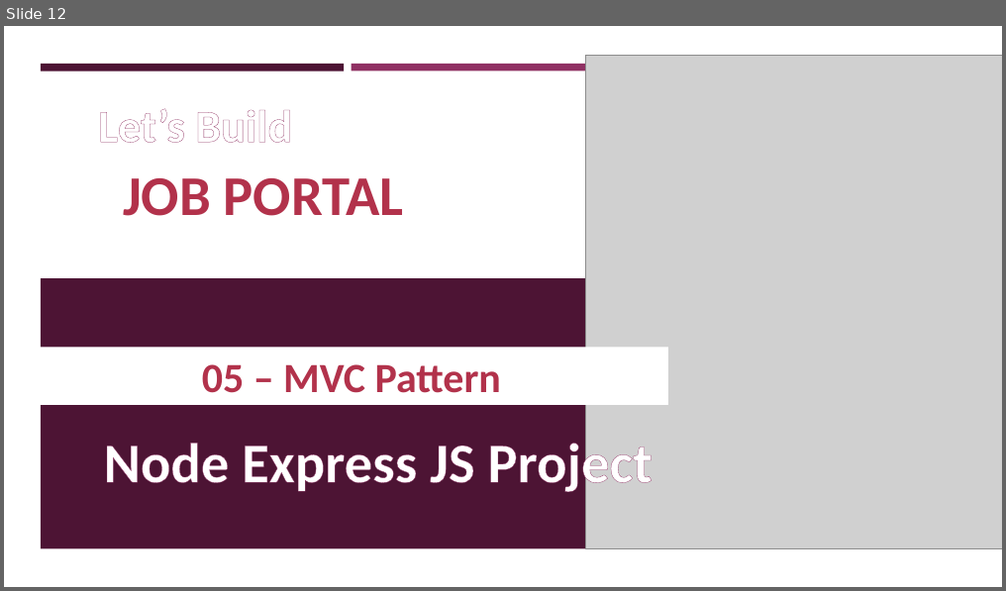
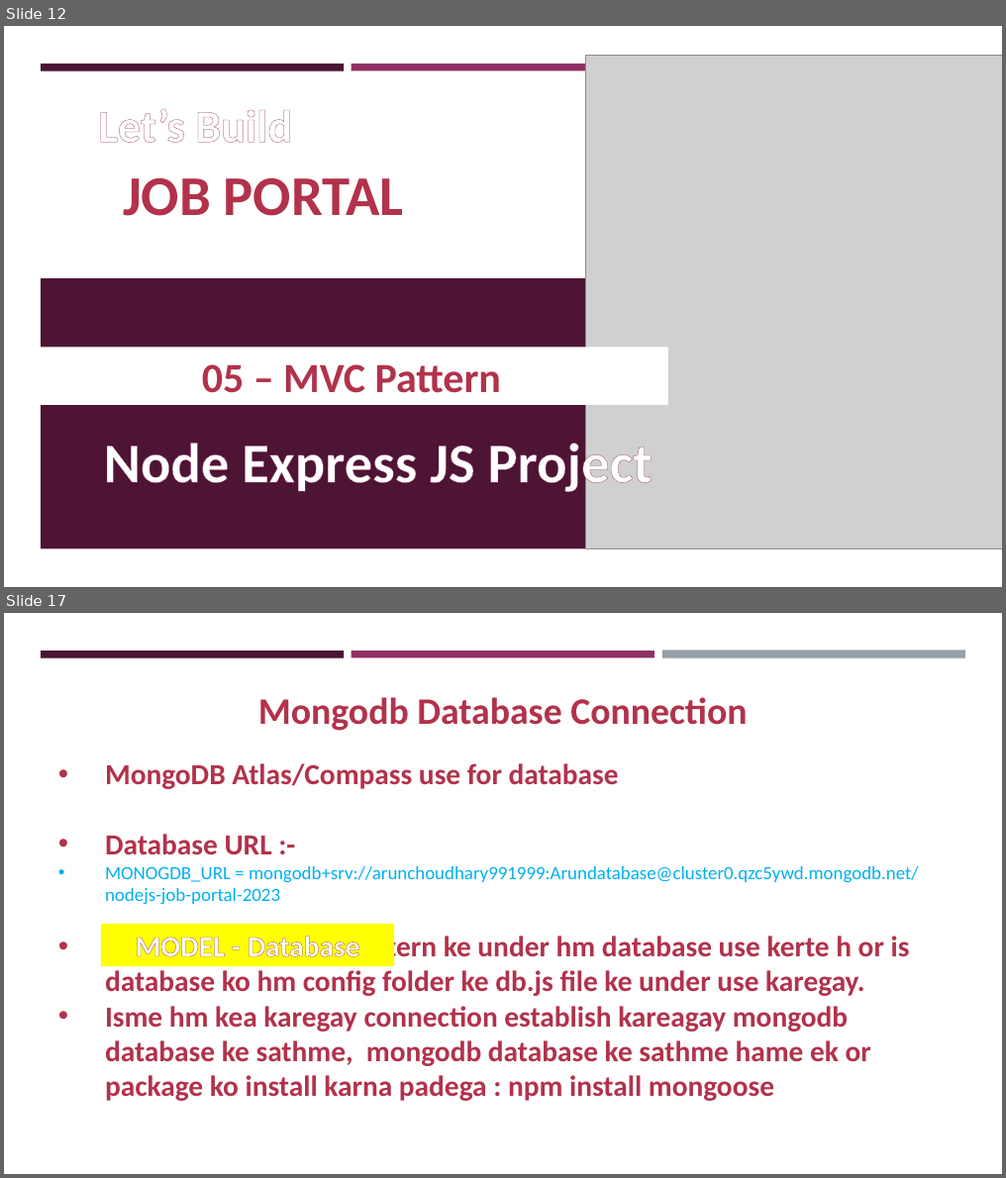
Before and after one commit to arunchoudhary1999/Nodejs-Job-Portal-App-2023, a slide deck: notejs-job-portal-app-2023.pptx. Shown one above the other, each under a label of ours: slide 12 before the commit, slides 12 and 17 after it; the slides between them are not shown. The pictures are 1006x591 and 1006x1178 pixels, drawn with LibreOffice and Linux fonts; fonts in the diff are those of the drawing; grey boxes stand for pictures. Boxes give left, top, right and bottom in pixels: in the first picture for what was removed or moved away, otherwise in the second. Text is boxed around its words. In the diff, an @@ line names an element or a change of style, - is before the commit and + after.

Commit message:
second time commit with update database connect

```diff
--- a/notejs-job-portal-app-2023.pptx
+++ b/notejs-job-portal-app-2023.pptx
@@ slide 17 added at [4, 613, 1002, 1174], background #FFFFFF; not listed: 2 template elements that a slide beside it also shows @@
@@ rectangle added at [662, 651, 965, 659], fill #969FA7 @@
@@ rectangle added at [39, 679, 968, 1140], fill #FFFFFF @@
@@ text added at [258, 697, 746, 731], 36 pt, text #B2324B, bold @@
+Mongodb Database Connection
@@ text added at [105, 763, 919, 1101], 28 pt, text #B2324B, bold @@
+• MongoDB Atlas/Compass use for database
+• Database URL :-
+• MONOGDB_URL = mongodb+srv://arunchoudhary991999:Arundatabase@cluster0.qzc5ywd.mongodb.net/nodejs-job-portal-2023
+• Pattern ke under hm database use kerte h or is database ko hm config folder ke db.js file ke under use karegay.
+• Isme hm kea karegay connection establish kareagay mongodb database ke sathme, mongodb database ke sathme hame ek or package ko install karna padega : npm install mongoose
@@ rectangle added at [101, 924, 394, 966], fill #FFFF00, 28 pt, text #FFFFFF, bold @@
+MODEL - Database
```
Also in this commit, not shown: 7 other slides added, 5 other files.
